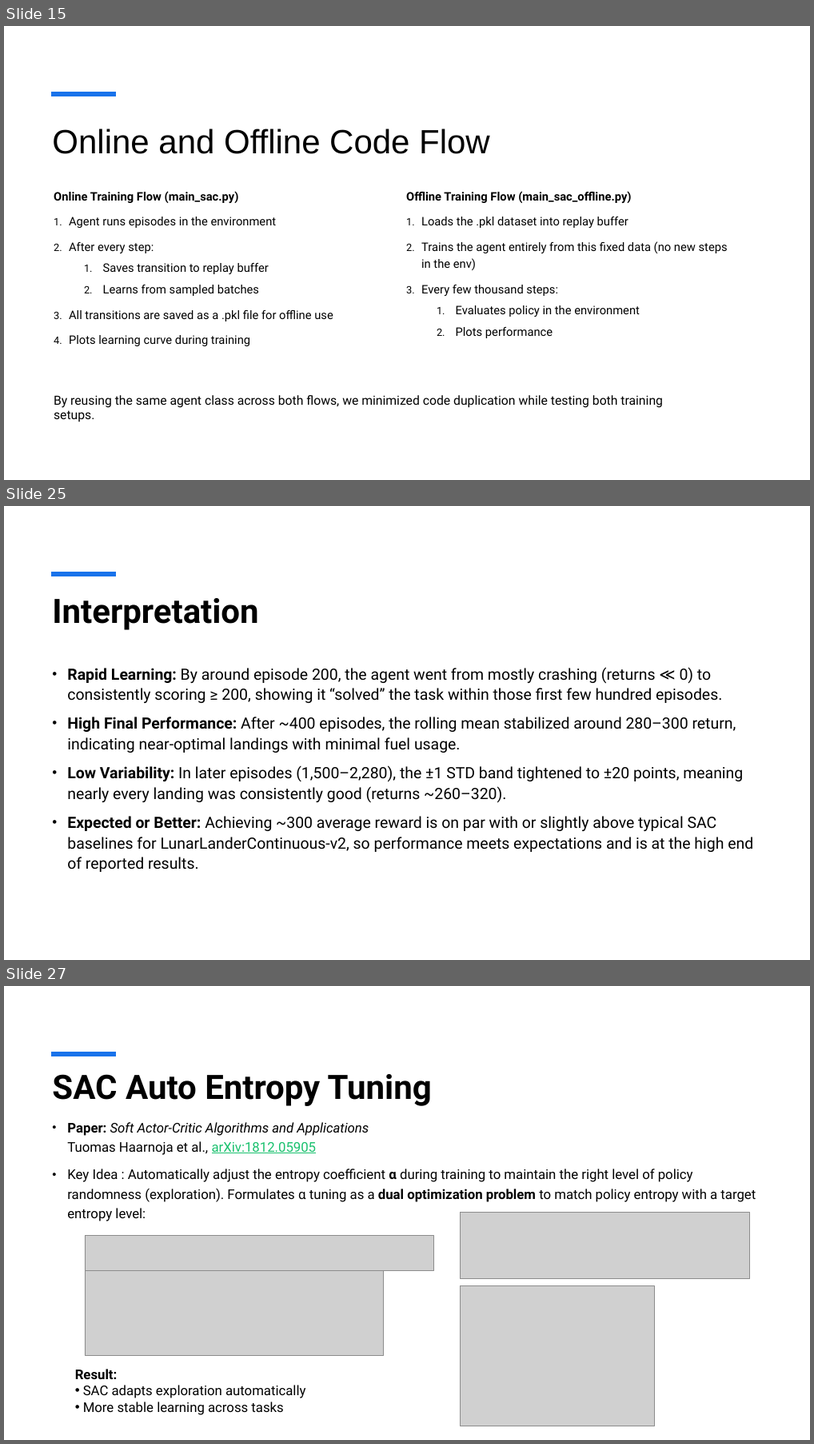
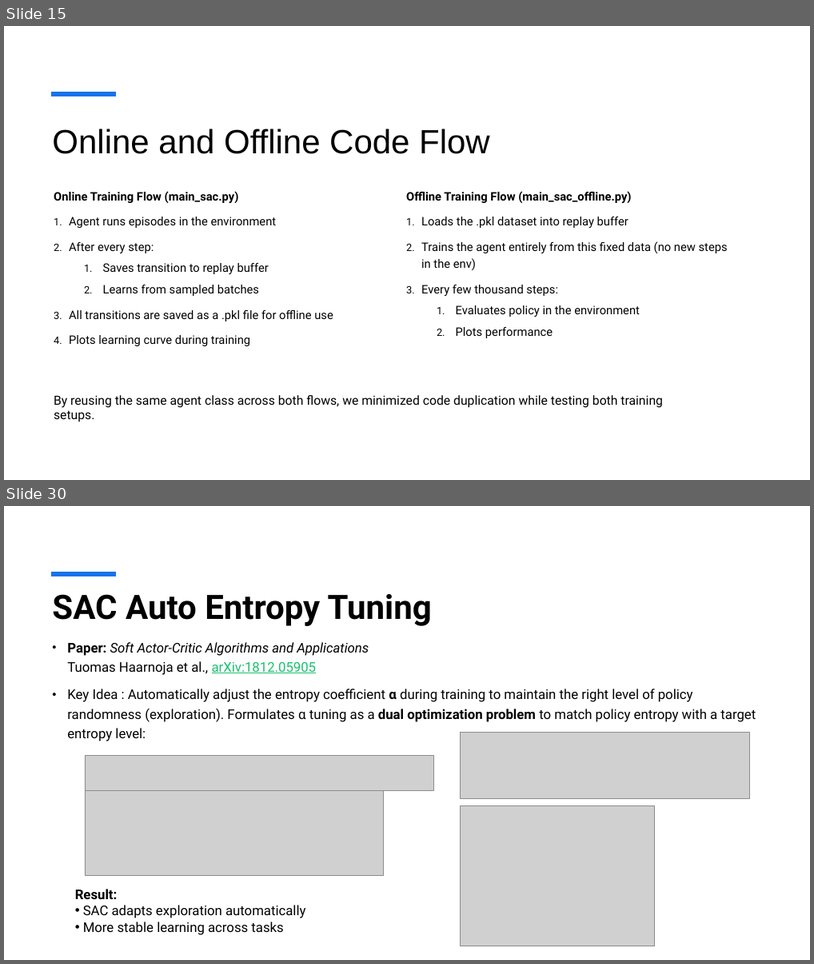
Before and after one commit to viszwak/rl-sample-efficiency, a slide deck: investigations/presentation/SAC.pptx. Shown one above the other, each under a label of ours: slides 15, 25 and 27 before the commit, slides 15 and 30 after it; the slides between them are not shown. The pictures are 814x1444 and 814x964 pixels, drawn with LibreOffice and Linux fonts; fonts in the diff are those of the drawing; grey boxes stand for pictures. Boxes give left, top, right and bottom in pixels: in the first picture for what was removed or moved away, otherwise in the second. Text is boxed around its words. In the diff, an @@ line names an element or a change of style, - is before the commit and + after.

```diff
--- a/investigations/presentation/SAC.pptx
+++ b/investigations/presentation/SAC.pptx
@@ slide 25 removed at (x1=4, y1=506, x2=810, y2=960), background #FFFFFF; not listed: 1 template element that a slide beside it also shows @@
@@ title removed at (x1=52, y1=598, x2=258, y2=630) @@
-Interpretation
@@ text removed at (x1=67, y1=667, x2=754, y2=872) @@
-• Rapid Learning: By around episode 200, the agent went from mostly crashing (returns ≪ 0) to consistently scoring ≥ 200, showing it “solved” the task within those first few hundred episodes.
-• High Final Performance: After ~400 episodes, the rolling mean stabilized around 280–300 return, indicating near‐optimal landings with minimal fuel usage.
-• Low Variability: In later episodes (1,500–2,280), the ±1 STD band tightened to ±20 points, meaning nearly every landing was consistently good (returns ~260–320).
-• Expected or Better: Achieving ~300 average reward is on par with or slightly above typical SAC baselines for LunarLanderContinuous-v2, so performance meets expectations and is at the high end of reported results.
@@ what was slide 27 is now slide 30 @@
```
Also in this commit, not shown: 3 slides changed, 12 slides added, 8 other slides removed, 1 other file.
